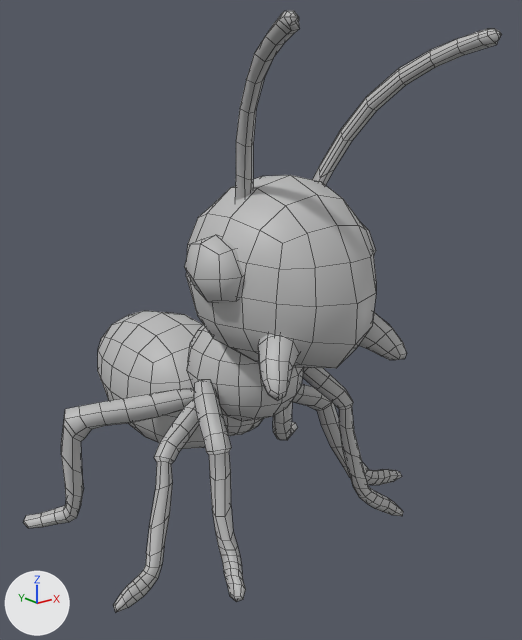
The FBX model Assets/Art/Characters/3D Characters/Ant.fbx as it was, and as the next commit left it.
Rendered twice from a camera (50 mm lens) standing at (-0.763, -1.12, 0.823) and looking at (0.051, -0.101, 0.415). Arrows for +X, +Y and +Z are at lower left; the lights stay in place. Mesh edges are drawn as thin lines. Where no turn or scale is listed for an object, it has been applied to the vertices. Vertices at the same position are counted once.

Names of what the first picture shows: 'Ant'.
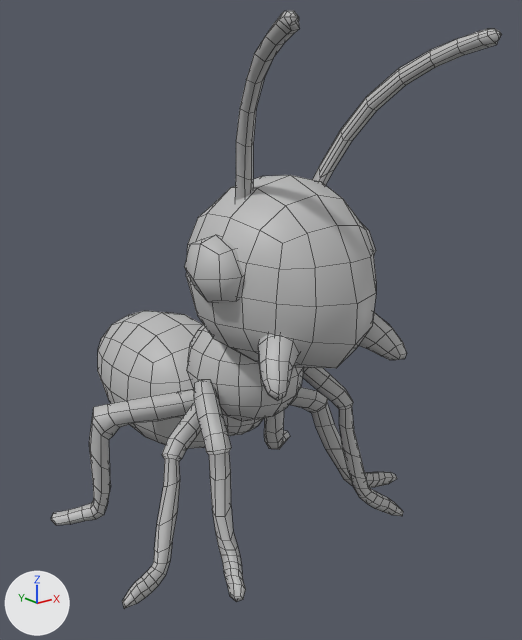
Commit message: new ant

Changed parts and their boxes [x1, y1, x2, y2] in the pictures (522 x 640 px; the box of a moved part takes in the faces that stretch with it):
```json
{"object": "Ant", "change": "reshaped", "before": [24, 10, 501, 613], "after": [51, 10, 501, 609]}
{"part": 1, "of": "me_mesh", "change": "moved or reshaped", "before": [24, 388, 194, 528], "after": [51, 390, 194, 525]}
{"part": 2, "of": "me_mesh", "change": "moved or reshaped", "before": [291, 384, 402, 485], "after": [289, 387, 397, 488]}
{"part": 3, "of": "me_mesh", "change": "moved or reshaped", "before": [273, 402, 297, 440], "after": [264, 410, 290, 449]}
{"part": 4, "of": "me_mesh", "change": "moved or reshaped", "before": [114, 399, 199, 613], "after": [122, 403, 201, 609]}
```

Scene script edits in JSON lines:
```json
{"block": "me_mesh", "where": "me_mesh.from_pydata(...)  # 1264 vertices, 1206 faces; spans x -0.353..0.353, y -0.428..0.428, z -0.451..0.451"}
{"block": "me_mesh", "where": "# used by ob_ant; location = (0.0, -0.043, 0.46)"}
{"block": "me_mesh", "change": "me_mesh part 1: the loose piece of 96 vertices spanning x -0.353..-0.052, y -0.014..0.195, z -0.451..-0.173 is moved by (0.046, -0.024, 0.0)"}
{"block": "me_mesh", "change": "me_mesh part 2: the loose piece of 96 vertices spanning x 0.063..0.341, y -0.184..-0.023, z -0.437..-0.168 is moved by (-0.016, 0.0, 0.0)"}
{"block": "me_mesh", "change": "me_mesh part 3: the loose piece of 96 vertices spanning x 0.052..0.353, y -0.014..0.195, z -0.451..-0.173 is moved by (-0.046, -0.024, 0.0)"}
{"block": "me_mesh", "change": "me_mesh part 4: the loose piece of 96 vertices spanning x -0.341..-0.063, y -0.184..-0.023, z -0.437..-0.168 is moved by (0.016, 0.0, 0.0)"}
```
